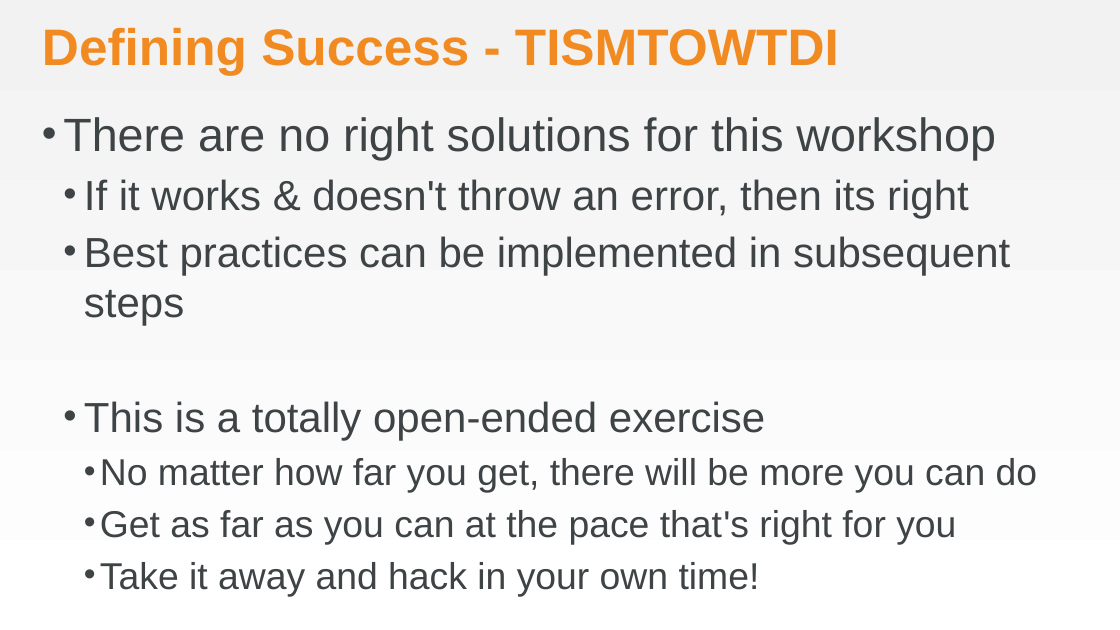
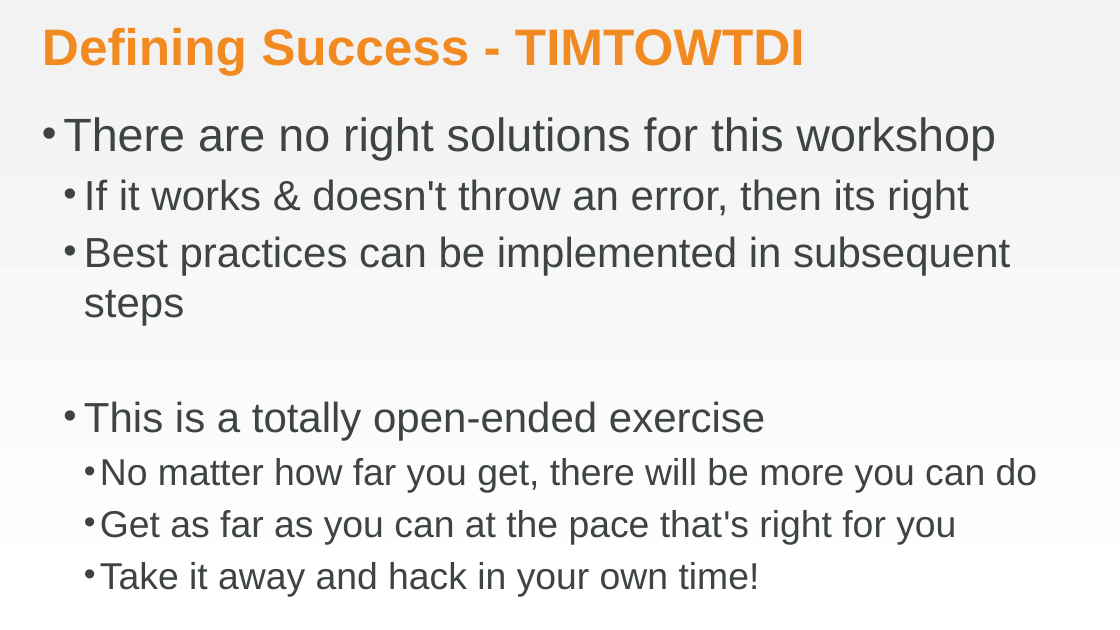
Before and after one commit to chef-training/workshops, a slide deck: slide 5 of Awesome_Appliance_Repair/AwesomeApplicanceRepair.pptx. Drawn at 1120x630 pixels with LibreOffice and Linux fonts; fonts in the diff are those of the drawing; background and template pictures are left out. Boxes give left, top, right and bottom in pixels: in the first picture for what was removed or moved away, otherwise in the second. Text is boxed around its words. In the diff, an @@ line names an element or a change of style, - is before the commit and + after.

```diff
--- a/Awesome_Appliance_Repair/AwesomeApplicanceRepair.pptx
+++ b/Awesome_Appliance_Repair/AwesomeApplicanceRepair.pptx
@@ title at (x1=42, y1=28, x2=805, y2=75): text changed @@
-Defining Success - TISMTOWTDI
+Defining Success - TIMTOWTDI
```
Also in this commit, not shown: 3 other slides changed, 1 slide added, 1 other file.
